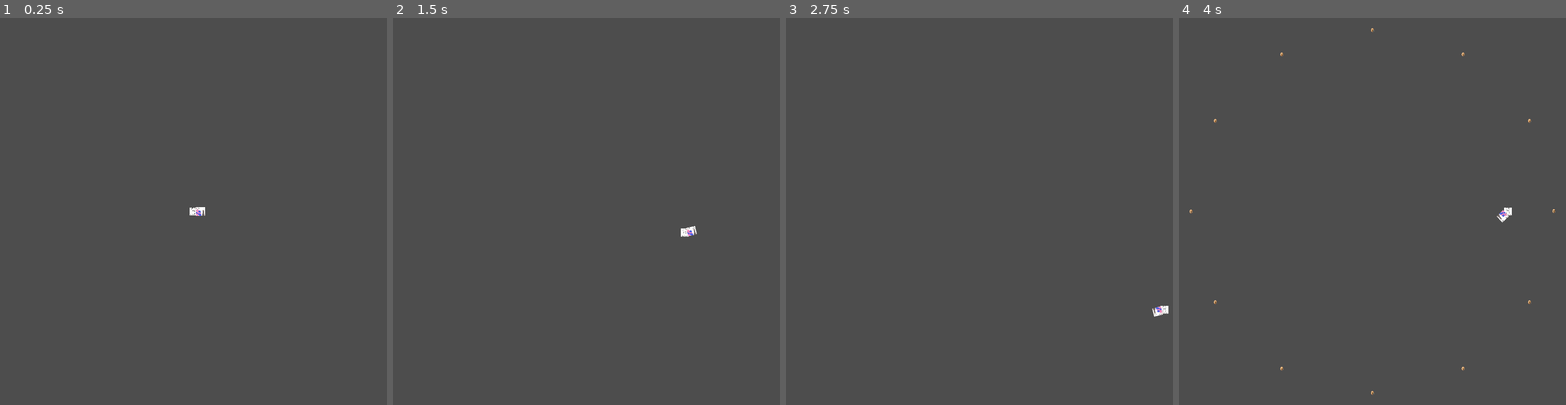
Above: before the commit, frames 1-4 (left to right).
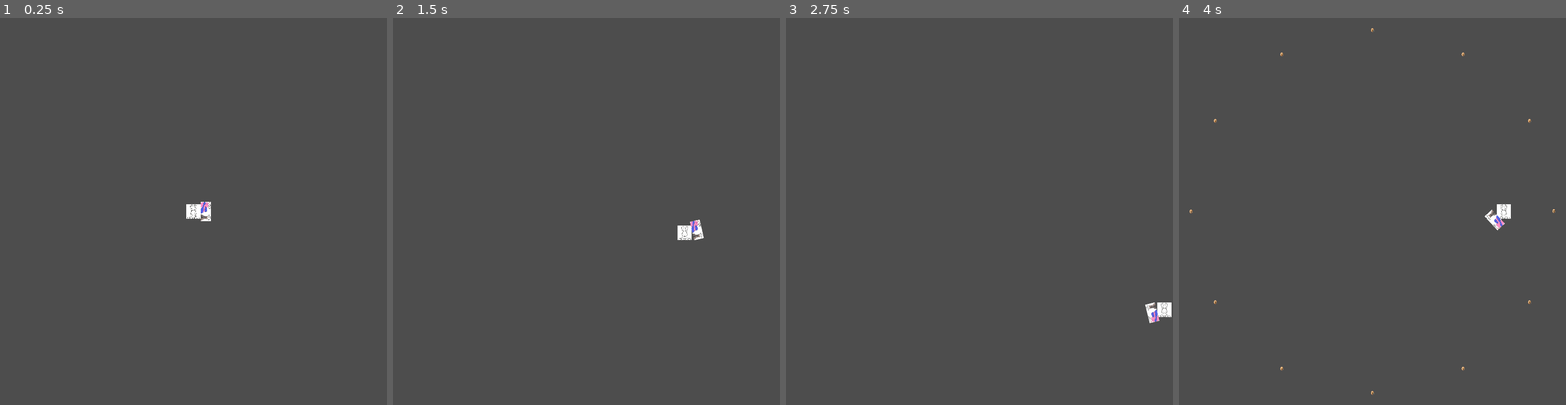
Above: after the commit, the same moments.

Repository: Restra9423/Jamfest-Spring-2026
Game: Godot game, scene res://Levels/world_scene.tscn
Two runs of this game, one before a commit and one after it. Both use one fixed random seed, a clock stepped at 60 frames per second and the inputs below.
Inputs (mouse positions are in pixels of both pictures, inside the frame that each line leads up to):
- Up to frame 1 (0.25 s): no input
- Up to frame 2 (1.5 s): tap Enter at 0.5 s; move the mouse to (671, 192) at 0.52 s; hold D (Right) 0.53-1.28 s; click (671, 192) at 0.6 s; move the mouse to (509, 230) at 1.27 s; hold S (Down) from 1.28 s (still down); click (509, 230) at 1.35 s
- Up to frame 3 (2.75 s): move the mouse to (1018, 126) at 2.02 s; release S (Down) at 2.03 s; hold D (Right) from 2.03 s (still down); click (1018, 126) at 2.1 s
- Up to frame 4 (4 s): move the mouse to (1353, 288) at 2.77 s; release D (Right) at 2.78 s; hold W (Up) 2.78-3.53 s; click (1353, 288) at 2.85 s; move the mouse to (1488, 269) at 3.52 s; hold A (Left) from 3.53 s (still down); click (1488, 269) at 3.6 s

The runs differ from the first frame. In frame 1, 0.2% of the frame differs, in the area x 48-55%, y 47-53%; in frame 2, 0.2%; in frame 3, 0.2%, in the area x 92-100%, y 73-79%; in frame 4, 0.2%.

Commit message:
parry functionality

Diff:
--- a/Prefabs/Player.tscn
+++ b/Prefabs/Player.tscn
@@ -4,12 +4,8 @@
 [ext_resource type="Script" uid="uid://dpyrp55kf2kuf" path="res://Scripts/playerMovement.gd" id="1_x3d5u"]
 [ext_resource type="Texture2D" uid="uid://bshfvwq4ehk6u" path="res://Art/placeeholderParry.png" id="2_b43ah"]
 
-[sub_resource type="RectangleShape2D" id="RectangleShape2D_4ynan"]
-size = Vector2(40, 40)
-
-[sub_resource type="CapsuleShape2D" id="CapsuleShape2D_x3d5u"]
-radius = 27.0
-height = 54.0
+[sub_resource type="CircleShape2D" id="CircleShape2D_b43ah"]
+radius = 40.024994
 
 [node name="Player" type="CharacterBody2D" unique_id=740572060]
 collision_layer = 2
@@ -17,36 +13,45 @@
 script = ExtResource("1_x3d5u")
 
 [node name="CollisionShape2D" type="CollisionShape2D" parent="." unique_id=253707334]
-shape = SubResource("RectangleShape2D_4ynan")
+shape = SubResource("CircleShape2D_b43ah")
 
 [node name="Area2D" type="Area2D" parent="." unique_id=1864975116]
 collision_layer = 2
 collision_mask = 4
 
 [node name="CollisionShape2D" type="CollisionShape2D" parent="Area2D" unique_id=265086082]
-shape = SubResource("RectangleShape2D_4ynan")
+shape = SubResource("CircleShape2D_b43ah")
+
+[node name="Sprite2D" type="Sprite2D" parent="Area2D" unique_id=1619647646]
+scale = Vector2(0.09, 0.09)
+texture = ExtResource("1_um8lo")
 
 [node name="ParryPivot" type="Node2D" parent="." unique_id=124132662]
 
 [node name="ParryWindow" type="Area2D" parent="ParryPivot" unique_id=1913466391]
-position = Vector2(35, 0)
 
-[node name="CollisionShape2D" type="CollisionShape2D" parent="ParryPivot/ParryWindow" unique_id=2063770486]
-shape = SubResource("CapsuleShape2D_x3d5u")
+[node name="CollisionPolygon2D" type="CollisionPolygon2D" parent="ParryPivot/ParryWindow" unique_id=1551865631]
+position = Vector2(-63.201996, 13)
+scale = Vector2(3.5382335, 3.301938)
+polygon = PackedVector2Array(17.868294, -3.9370818, 36.947998, -23.016787, 40.88508, -17.868294, 43.913605, -11.205541, 44.822163, -3.9370818, 43.913605, 3.331377, 40.88508, 10.296984, 36.947998, 15.142622)
 
 [node name="Sprite2D" type="Sprite2D" parent="ParryPivot" unique_id=566237161]
 z_index = 1
-position = Vector2(35, 0)
-scale = Vector2(0.07, 0.07)
+position = Vector2(61.92806, -3.1445637e-09)
+rotation = 1.5707964
+scale = Vector2(0.14733924, 0.082646795)
 texture = ExtResource("2_b43ah")
 
-[node name="Sprite2D" type="Sprite2D" parent="." unique_id=1619647646]
-scale = Vector2(0.05, 0.05)
-texture = ExtResource("1_um8lo")
+[node name="ParryLength" type="Timer" parent="." unique_id=402431534]
+wait_time = 0.25
+
+[node name="ParryCooldown" type="Timer" parent="." unique_id=1991926870]
 
 [node name="iFrames" type="Timer" parent="." unique_id=1050345811]
 wait_time = 0.5
 
 [connection signal="area_entered" from="Area2D" to="." method="_on_area_2d_area_entered"]
 [connection signal="body_entered" from="Area2D" to="." method="_on_area_2d_body_entered"]
+[connection signal="timeout" from="ParryLength" to="." method="_on_parry_timer_timeout"]
+[connection signal="timeout" from="ParryCooldown" to="." method="_on_parry_cooldown_timeout"]
 [connection signal="timeout" from="iFrames" to="." method="_on_i_frames_timeout"]
--- a/Scripts/playerMovement.gd
+++ b/Scripts/playerMovement.gd
@@ -3,13 +3,22 @@
 var acceleration = 18
 var friction = 12
 var direction = Vector2.ZERO
+
 var health = 3
 var points = 0
+
 var iFramesActive = false
 @onready var iFrames : Timer = $iFrames
+var parrying = false
+var parried = false
+@onready var parryLength : Timer = $ParryLength
+var onCooldown = false
+@onready var parryCooldown : Timer = $ParryCooldown
+
 var avgMouseMove = [Vector2.ZERO, Vector2.ZERO, Vector2.ZERO]
 var lastMousePos = Vector2.ZERO
 @onready var parryPivot : Node2D = $ParryPivot
+
 
 func _ready() -> void:
 	Input.set_mouse_mode(Input.MOUSE_MODE_CONFINED_HIDDEN)
@@ -29,13 +38,22 @@
 		avgMouseMove.pop_front()
 	lastMousePos = get_global_mouse_position()
 
+	if(Input.is_action_just_pressed("Parry") && !onCooldown):
+		parryLength.start()
+		parrying = true
+
 func _on_area_2d_body_entered(body: Node2D) -> void:
 	hurt()
-	#create obvious visual indicator
-	#make ui update for health
 
 func _on_area_2d_area_entered(area: Area2D) -> void:
-	hurt()
+	if(parrying && area.isParryable):
+		parry()
+	else:
+		hurt()
+
+func parry():
+	parried = true
+	parryCooldown.start()
 
 func hurt():
 	if(!iFramesActive):
@@ -43,8 +61,16 @@
 		health -= 1
 		iFramesActive = true
 		print("hit")
-	else:
-		pass
+		#create obvious visual indicator
+		#make ui update for health
+
 
 func _on_i_frames_timeout() -> void:
 	iFramesActive = false
+func _on_parry_length_timeout() -> void:
+	parrying = false
+	if(!parried):
+		parryCooldown.wait_time = 2
+func _on_parry_cooldown_timeout() -> void:
+	if(parryCooldown.wait_time == 2):
+		parryCooldown.wait_time = 1
